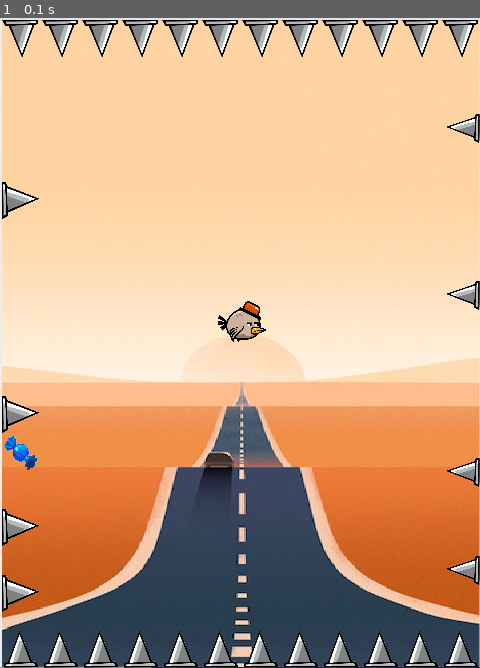
Above: before the commit, frame 1.
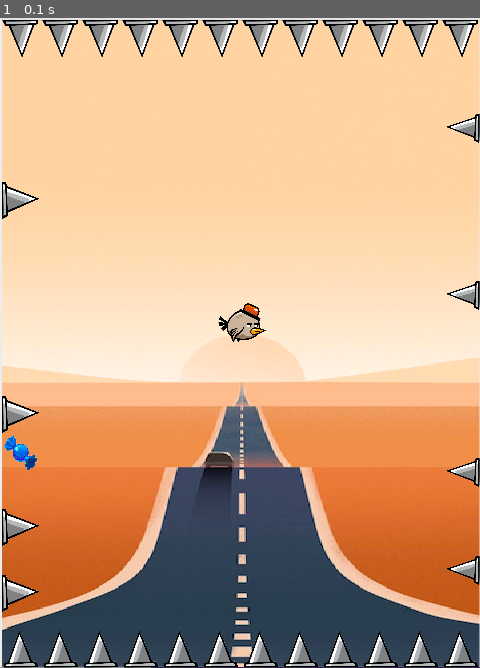
Above: after the commit, the same moment.

Repository: vitorpadovani/Pygame
Game: pygame game, started from main.py
Same seed, same stepped clock (60 frames per second), same inputs: the game is played once before the commit and once after it.
Inputs:
- Up to frame 1 (0.1 s): no input

The runs differ from the first frame. In frame 1, 0.1% of the frame differs, in the area x 45-56%, y 43-50%.

Commit message:
se bater morre + tentativa de tirar espinhos

Diff:
--- a/main.py
+++ b/main.py
@@ -13,8 +13,8 @@
 HEIGHT = 650
 WIDTH_bala = 40
 HEIGHT_bala = 40
-WIDTH_bird = 45
-HEIGHT_bird = 55
+WIDTH_bird = 43
+HEIGHT_bird = 53
 window = pygame.display.set_mode((480, 650))
 window = pygame.display.set_mode((WIDTH, HEIGHT))
 pygame.display.set_caption('Spikes!')
@@ -168,6 +168,8 @@
 all_espinhos_cima = pygame.sprite.Group()
 all_espinhos_baixo = pygame.sprite.Group()
 all_espinhos = pygame.sprite.Group()
+esp_e = pygame.sprite.Group()
+esp_d = pygame.sprite.Group()
 bala_azul = pygame.sprite.Group()
 bala_preta = pygame.sprite.Group()
 bala_rosa = pygame.sprite.Group()
@@ -236,6 +238,9 @@
 all_espinhos.add(all_espinhos_d)
 all_espinhos.add(all_espinhos_cima)
 all_espinhos.add(all_espinhos_baixo)
+
+# esp_e.add(all_espinhos_e)
+# esp_d.add(all_espinhos_d)
 
 # ===== Loop principal =====
 pygame.mixer.music.play(loops=-1)
@@ -256,13 +261,17 @@
             aplica_gravidade = True
 
     all_sprites.update()
-
     # ----- Gera saídas
     window.fill((0, 0, 0))  # Preenche com a cor branca
     window.blit(background, (0, 0))
     # Desenha os sprites
     all_sprites.draw(window)
-
+    # if player.rect.x + player.rect.width == 480:
+    #     esp_e.draw(window)
+    #     del(esp_d)
+    # if player.rect.x + player.rect.width == 0:
+    #     esp_d.draw(window)
+    #     del(esp_e)
     # Mata o pássaro caso ele bata no espinho
     hits = pygame.sprite.spritecollide(player, all_espinhos, True)
     if len(hits) != 0:
